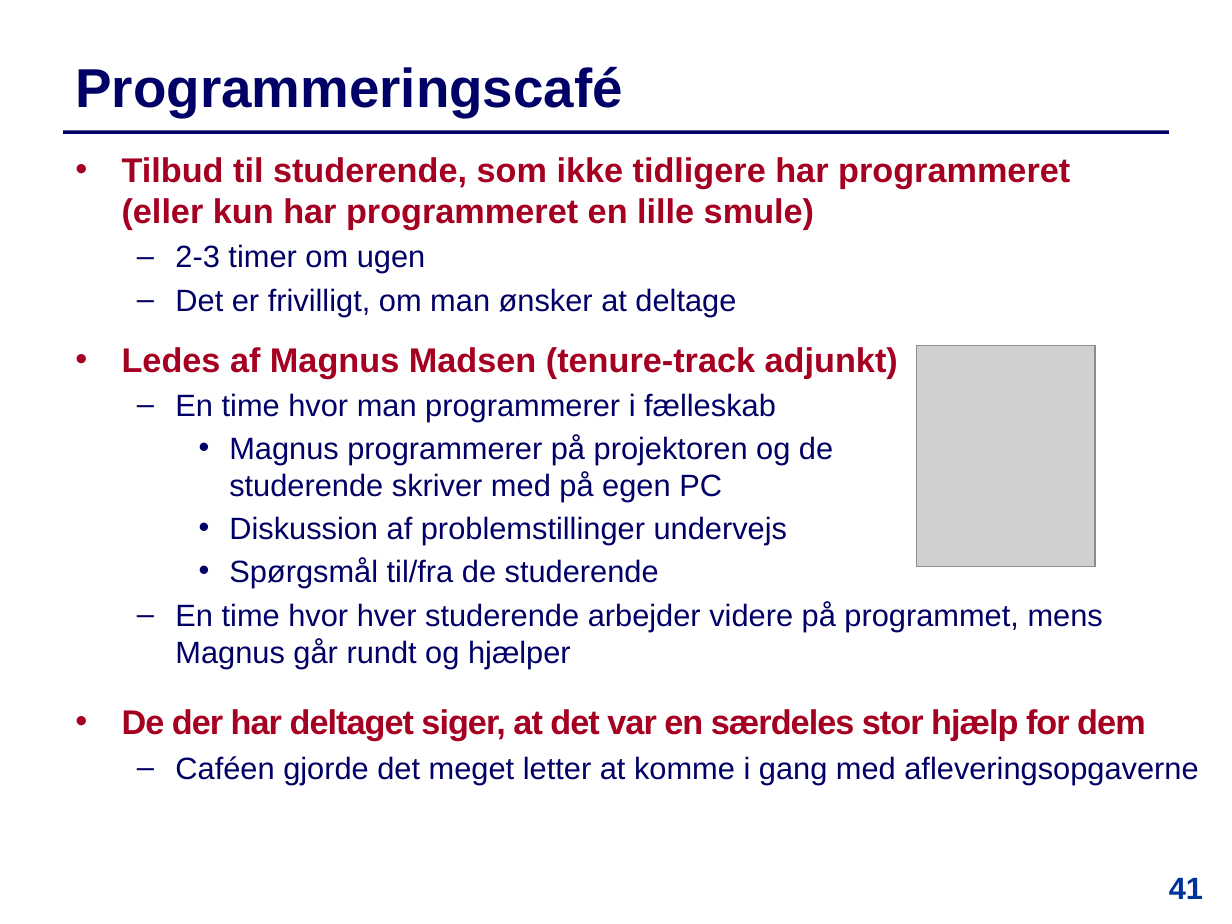
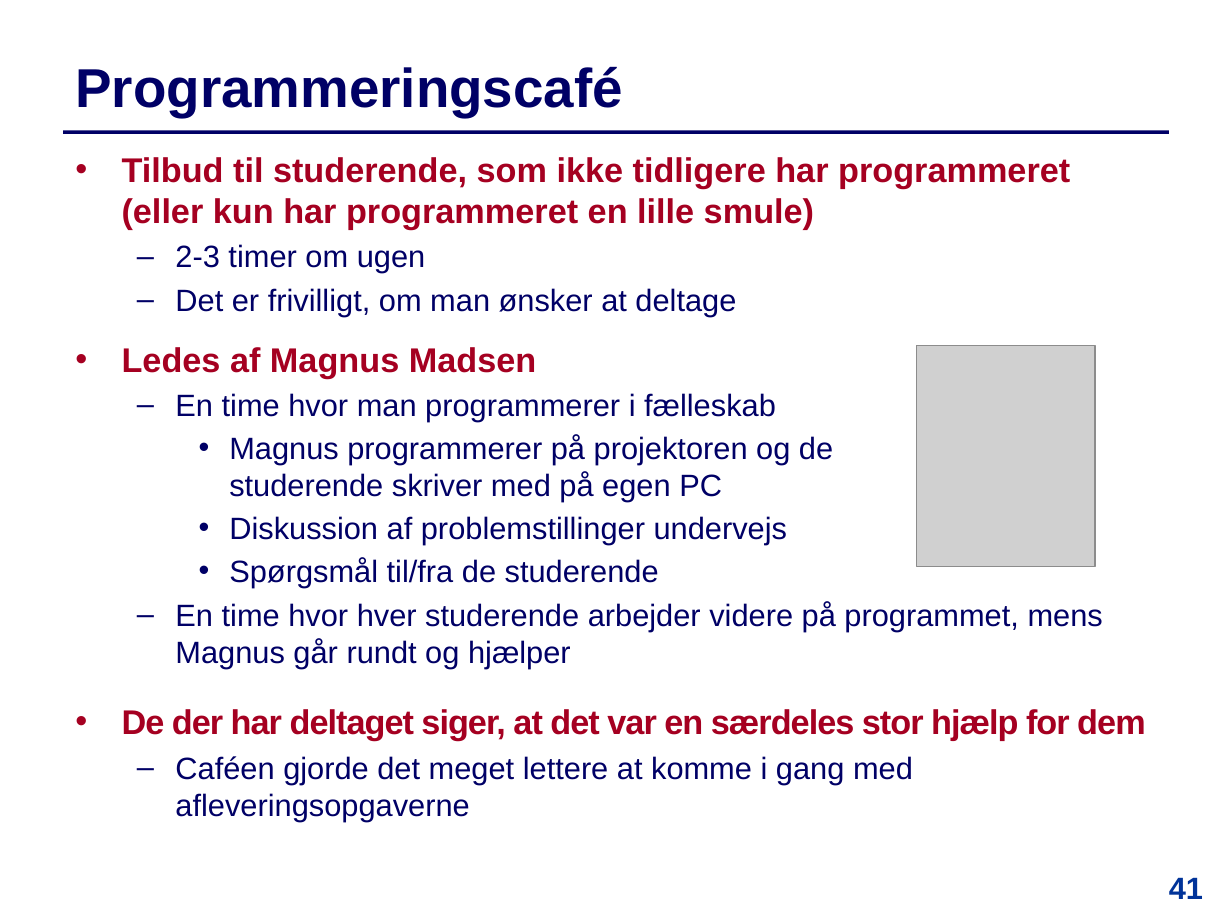
Before and after one commit to IntProgAU/Materiale, a slide deck: slide 41 of web/e24/uge_1a/Slides-Uge1-Mandag.pptx. Drawn at 1232x924 pixels with LibreOffice and Linux fonts; fonts in the diff are those of the drawing; grey boxes stand for pictures. Boxes give left, top, right and bottom in pixels: in the first picture for what was removed or moved away, otherwise in the second. Text is boxed around its words. In the diff, an @@ line names an element or a change of style, - is before the commit and + after.

```diff
--- a/web/e24/uge_1a/Slides-Uge1-Mandag.pptx
+++ b/web/e24/uge_1a/Slides-Uge1-Mandag.pptx
@@ text at bbox=[122, 347, 537, 379]: text changed @@
-  • Ledes af Magnus Madsen (tenure-track adjunkt)
+  • Ledes af Magnus Madsen
@@ text at bbox=[175, 756, 913, 821]: text changed @@
-  – Caféen gjorde det meget letter at komme i gang med afleveringsopgaverne
+  – Caféen gjorde det meget lettere at komme i gang med afleveringsopgaverne
```
Also in this commit, not shown: 7 other slides changed, 1 other file.
